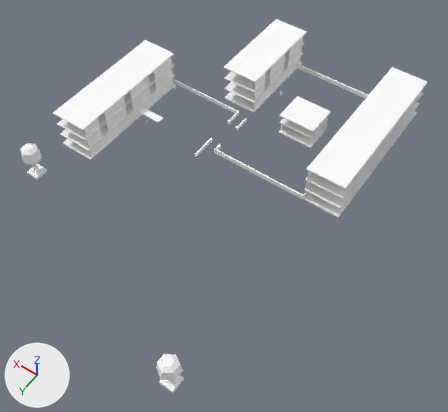
The OBJ model Games/GuruttoWorld/Assets/Models/StreetJourney/Baked/Block-0-5.obj as it was, and as the next commit left it.
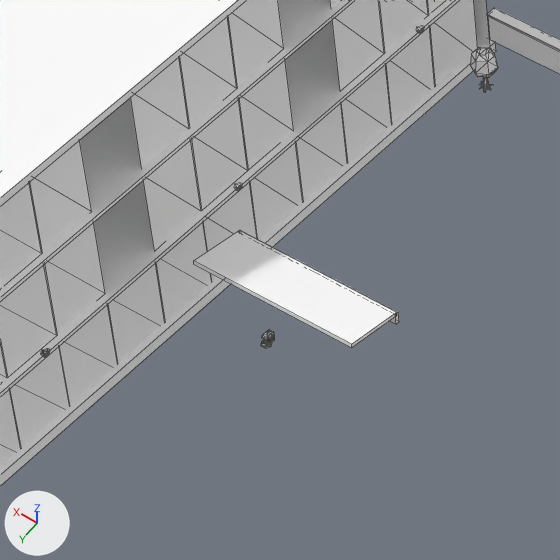
Each version is shown whole from a 50 mm camera at (-54.5, 100.8, 97.6) aimed at (-8.4, 36.3, -3.7), then close up on the part from 25% to 41% of the width and 19% to 36% of the height. Arrows for +X, +Y and +Z are at lower left; the lights stay in place. The first two pictures are the older version. The close-ups show mesh edges as thin lines. Where no turn or scale is listed for an object, it has been applied to the vertices. Vertices at exactly the same position are counted once.

Objects in the first close-up: 'Block-0-5'.
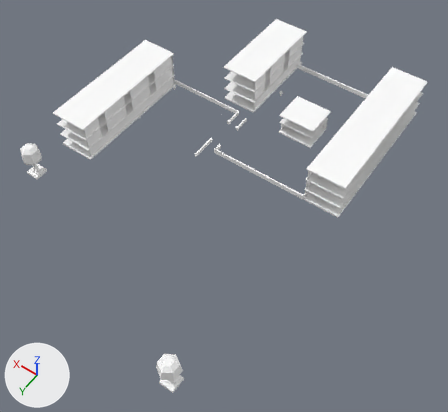
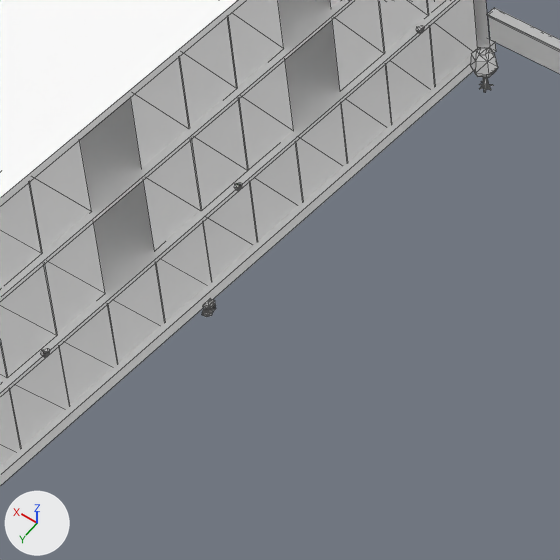
Location of each change, (x1, y1, x2, y2) in pixels of the close-ups (560 x 560 px; the box of a moved part takes in the faces that stretch with it):
part 1 of me_block_0_5, moved or reshaped: before (261, 329, 274, 348); after (202, 298, 216, 317)
part 2 of me_block_0_5, deleted: before (241, 230, 399, 324)
part 3 of me_block_0_5, deleted: before (194, 230, 397, 348)
part 4 of me_block_0_5, moved or reshaped: (41, 27, 425, 357) in both

The change, as a list of edits to the scene's bpy script:
```text
Change me_block_0_5:
    used by ob_block_0_5; location = (0.0, 0.0, 0.0)
    remove me_block_0_5.from_pydata(...)  # 1893 vertices, 2405 faces; spans x -30.2..31.9, y -8.2..74.2, z -4.1..9.2
    add me_block_0_5.from_pydata(...)  # 1877 vertices, 2393 faces; spans x -30.2..31.9, y -8.2..74.2, z -4.1..9.2
    me_block_0_5 part 1: the loose piece of 48 vertices spanning x 16.2..16.6, y 30.2..30.6, z 1.6..1.9 is moved by (2.1, 0.0, 0.0)
    me_block_0_5 part 2: the loose piece of 8 vertices spanning x 12.6..18.1, y 29.1..29.2, z 3.5..3.9 is deleted
    me_block_0_5 part 3: the loose piece of 8 vertices spanning x 12.6..18.1, y 29.2..31.0, z 3.8..4.2 is deleted
    me_block_0_5 part 4
    17 faces are deleted
    17 new faces join them
    other edits to the shape of me_block_0_5 do not show in these pictures
```
